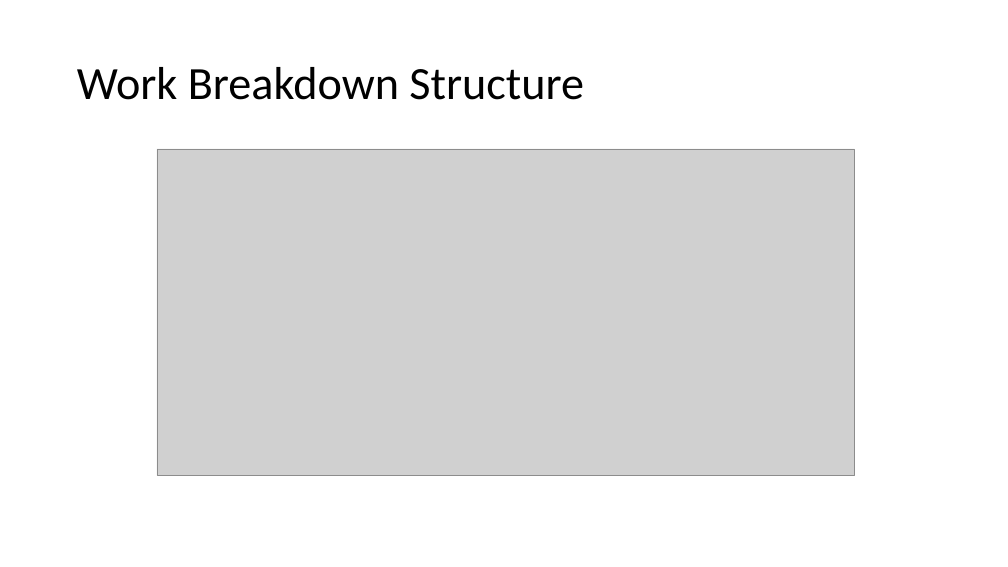
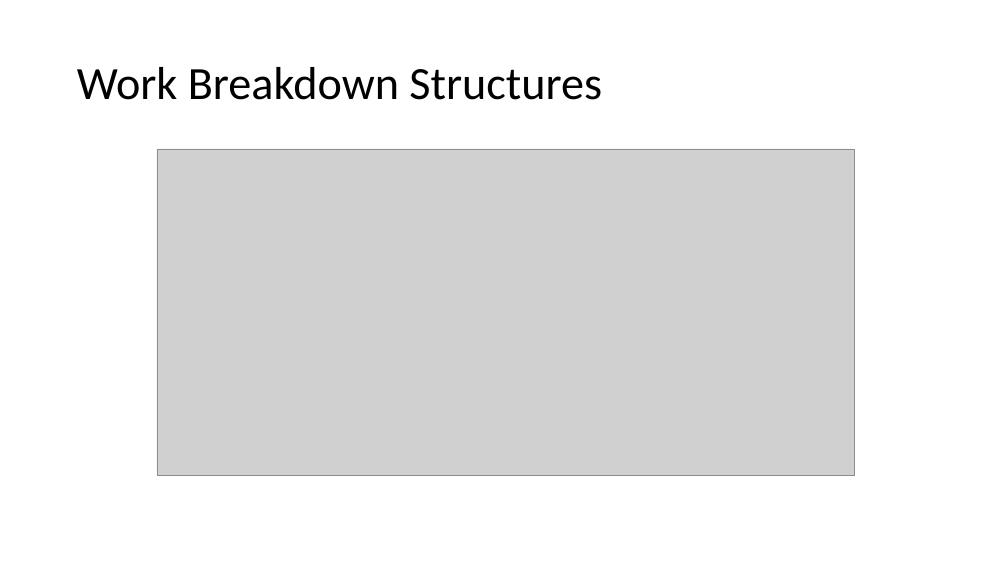
Before and after one commit to anggaraga1408/PPL4611, a slide deck: slide 5 of Aplikasi Catalog Board Game.pptx. Drawn at 1008x567 pixels with LibreOffice and Linux fonts; fonts in the diff are those of the drawing; grey boxes stand for pictures. Boxes give left, top, right and bottom in pixels: in the first picture for what was removed or moved away, otherwise in the second. Text is boxed around its words. In the diff, an @@ line names an element or a change of style, - is before the commit and + after.

```diff
--- a/Aplikasi Catalog Board Game.pptx
+++ b/Aplikasi Catalog Board Game.pptx
@@ title at box(77, 67, 602, 100): text changed @@
-Work Breakdown Structure
+Work Breakdown Structures
```
